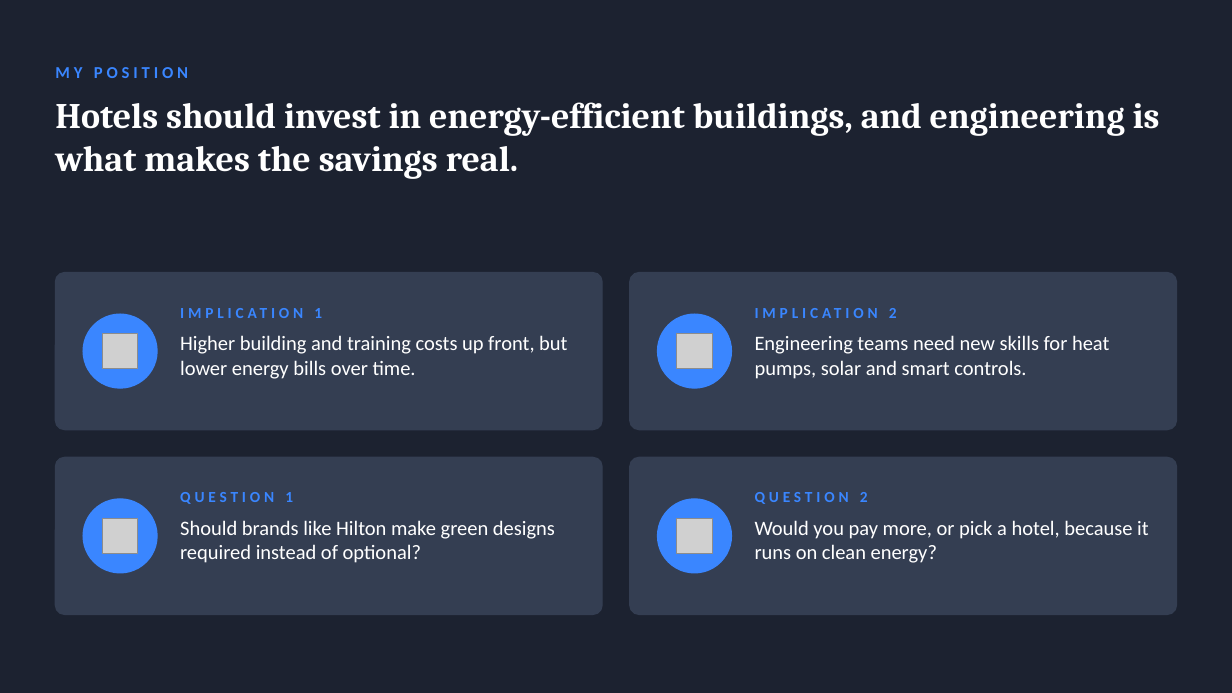
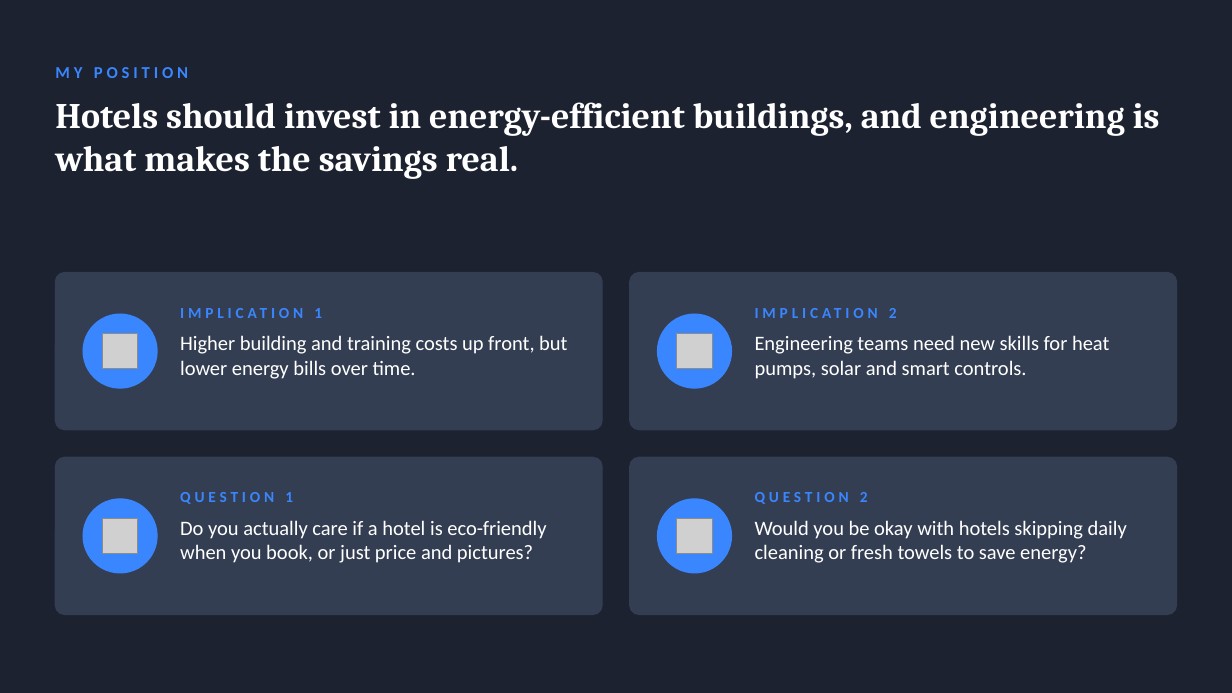
Before and after one commit to Hsattar123/hsattar, a slide deck: slide 6 of Facility Engineering - Version B (Hilton Clean Energy Hotel).pptx. Drawn at 1232x693 pixels with LibreOffice and Linux fonts; fonts in the diff are those of the drawing; grey boxes stand for pictures. Boxes give left, top, right and bottom in pixels: in the first picture for what was removed or moved away, otherwise in the second. Text is boxed around its words. In the diff, an @@ line names an element or a change of style, - is before the commit and + after.

```diff
--- a/Facility Engineering - Version B (Hilton Clean Energy Hotel).pptx
+++ b/Facility Engineering - Version B (Hilton Clean Energy Hotel).pptx
@@ text at (180,520,546,563): text changed @@
-Should brands like Hilton make green designs required instead of optional?
+Do you actually care if a hotel is eco-friendly when you book, or just price and pictures?
@@ text at (755,520,1127,563): text changed @@
-Would you pay more, or pick a hotel, because it runs on clean energy?
+Would you be okay with hotels skipping daily cleaning or fresh towels to save energy?
```
Also in this commit, not shown: 3 other files.
